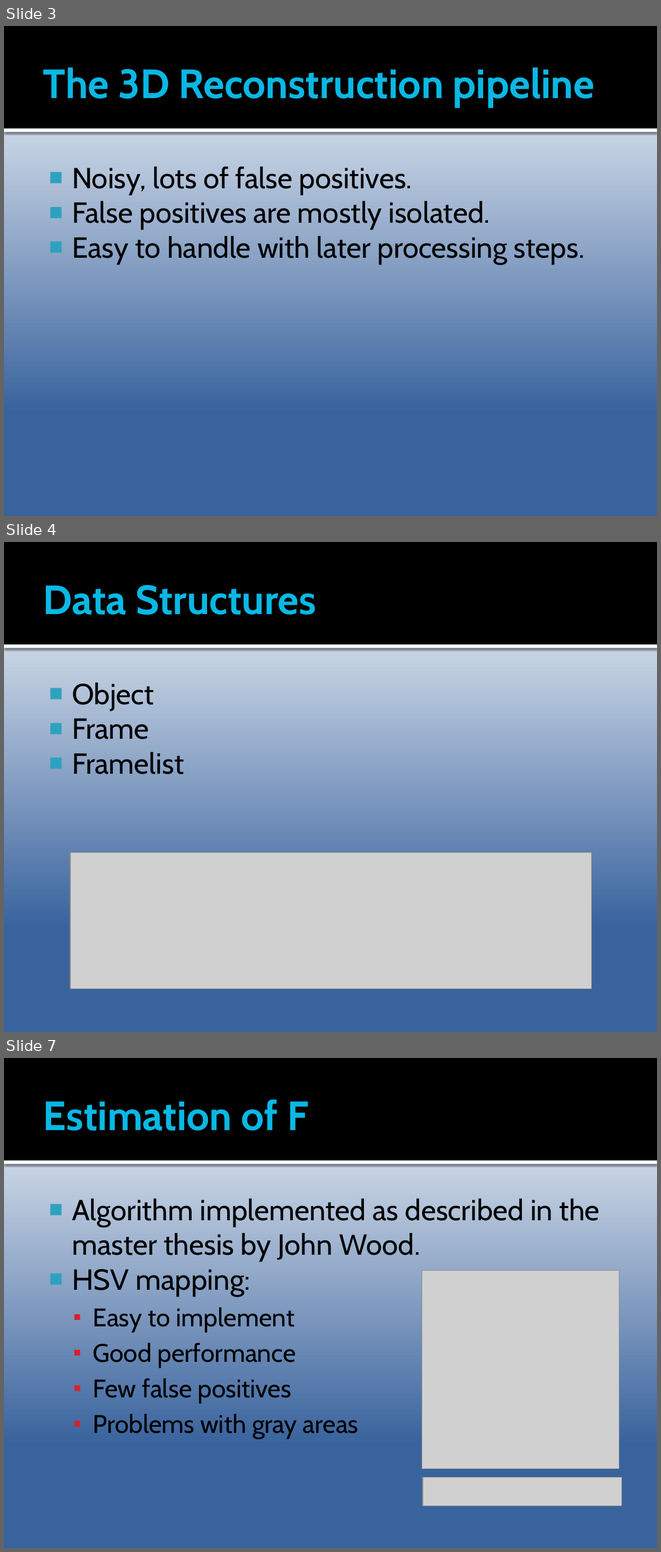
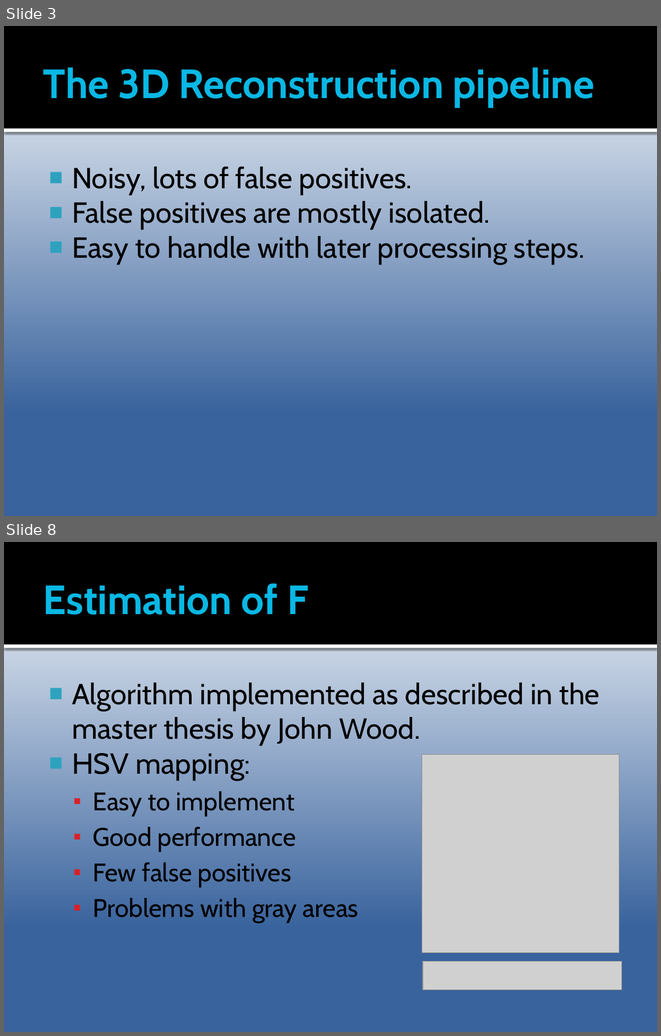
Before and after one commit to Epipolarna/Tracking, a slide deck: 3D Reconstruction/Documentation/TSBB15prez.pptx. Shown one above the other, each under a label of ours: slides 3, 4 and 7 before the commit, slides 3 and 8 after it; the slides between them are not shown. The pictures are 661x1552 and 661x1036 pixels, drawn with LibreOffice and Linux fonts; fonts in the diff are those of the drawing; grey boxes stand for pictures. Boxes give left, top, right and bottom in pixels: in the first picture for what was removed or moved away, otherwise in the second. Text is boxed around its words. In the diff, an @@ line names an element or a change of style, - is before the commit and + after.

```diff
--- a/3D Reconstruction/Documentation/TSBB15prez.pptx
+++ b/3D Reconstruction/Documentation/TSBB15prez.pptx
@@ slide 4 removed at [4,542,657,1032], background gradient #FFFFFF to #39639D; not listed: 2 template elements that a slide beside it also shows @@
@@ title removed at [43,585,317,615] @@
-Data Structures
@@ text removed at [72,682,184,774] @@
-■ Object
-■ Frame
-■ Framelist
@@ picture removed at [70,852,591,989] @@
@@ what was slide 7 is now slide 8 @@
```
Also in this commit, not shown: 2 slides changed, 5 slides added, 10 other slides removed.
